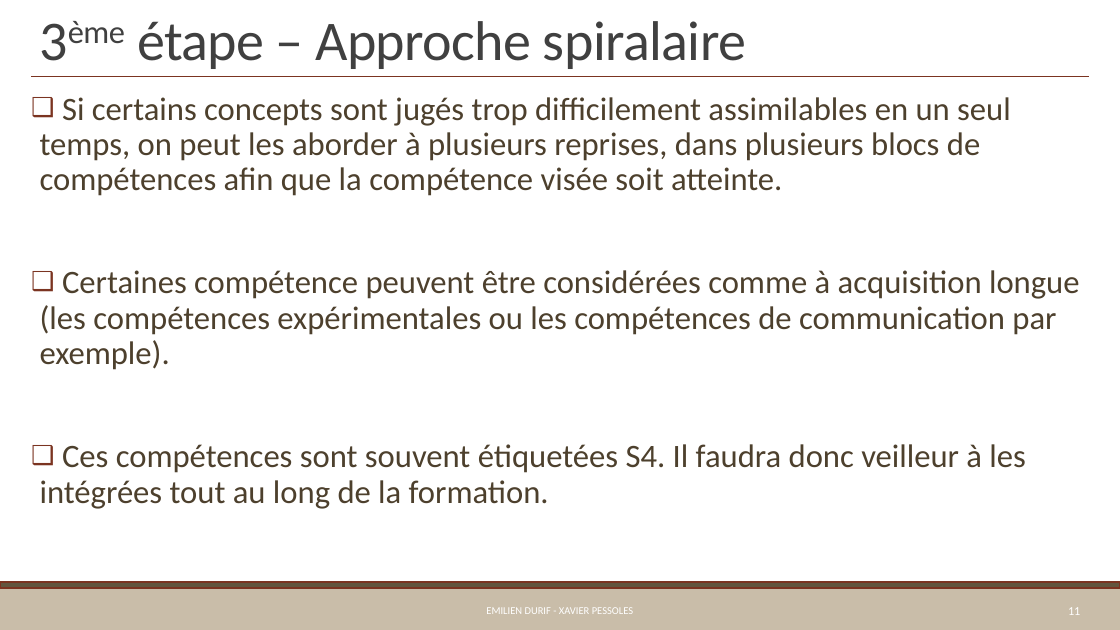
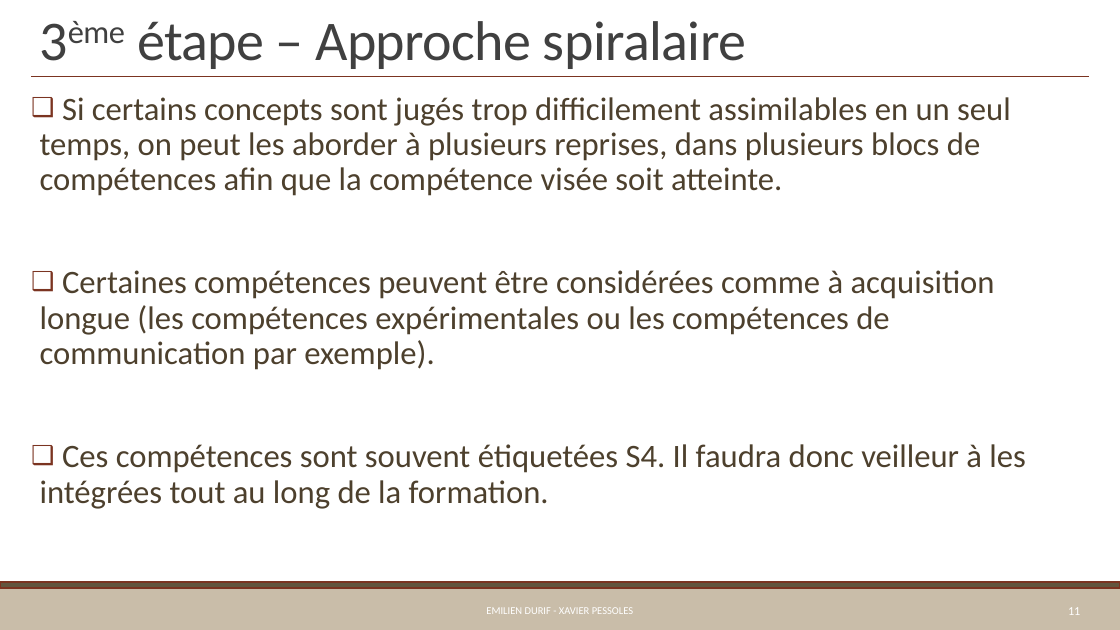
Before and after one commit to xpessoles/Preparation_Agregation, a slide deck: slide 11 of Cours/02_ProgressionPedagogique.pptx. Drawn at 1120x630 pixels with LibreOffice and Linux fonts; fonts in the diff are those of the drawing. Boxes give left, top, right and bottom in pixels: in the first picture for what was removed or moved away, otherwise in the second. Text is boxed around its words. In the diff, an @@ line names an element or a change of style, - is before the commit and + after.

```diff
--- a/Cours/02_ProgressionPedagogique.pptx
+++ b/Cours/02_ProgressionPedagogique.pptx
@@ text at (x1=40, y1=270, x2=995, y2=370): text changed @@
-❑ Certaines compétence peuvent être considérées comme à acquisition longue (les compétences expérimentales ou les compétences de communication par exemple).
+❑ Certaines compétences peuvent être considérées comme à acquisition longue (les compétences expérimentales ou les compétences de communication par exemple).
```
Also in this commit, not shown: 2 other slides changed, 2 other files.
